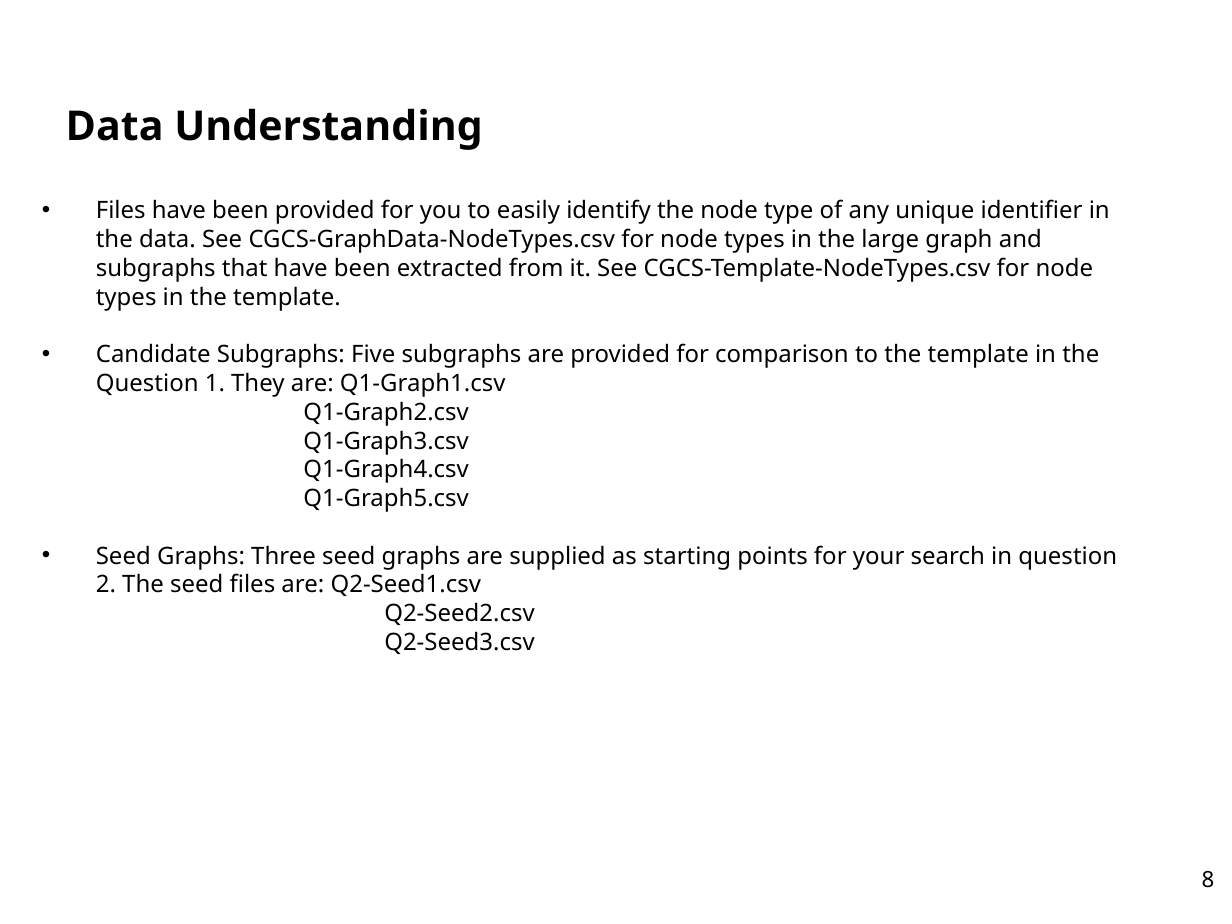
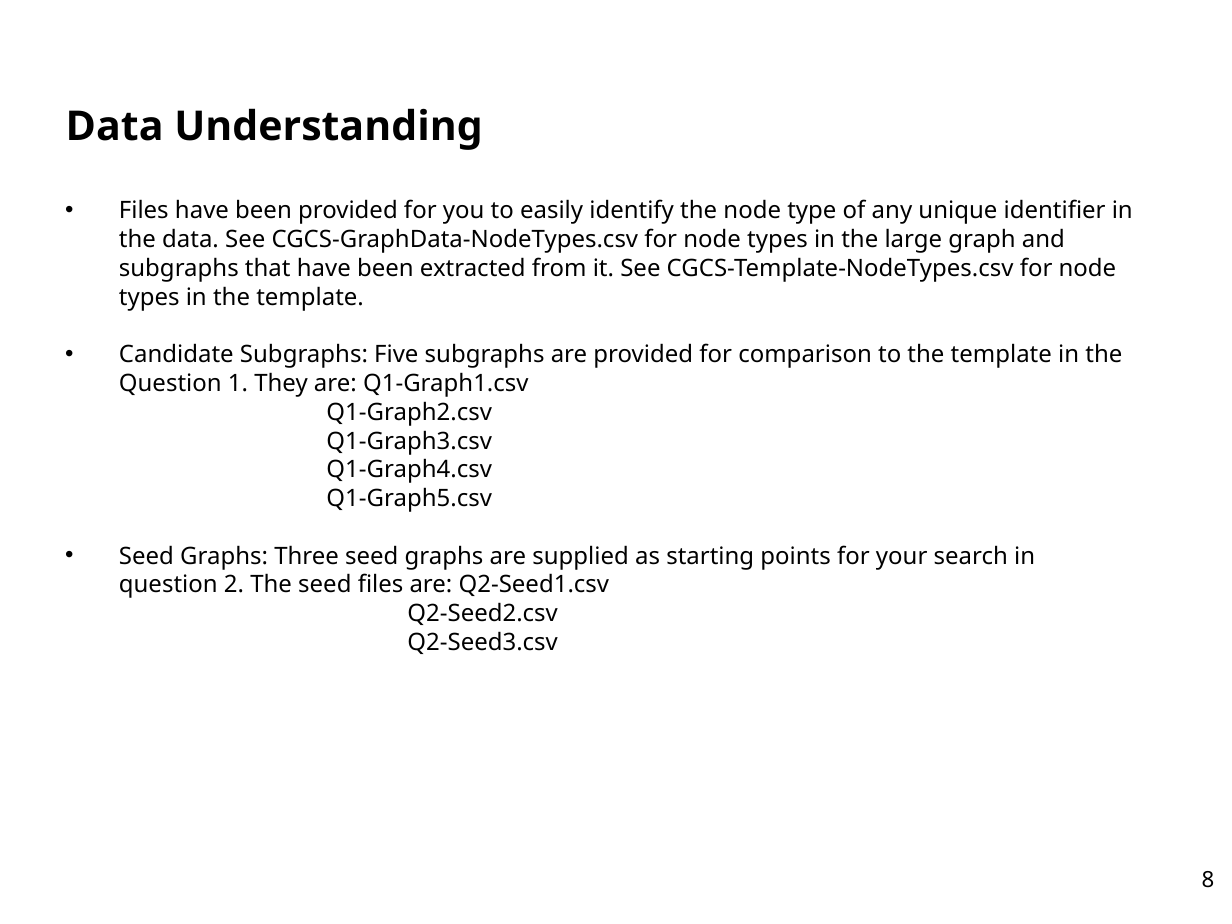
Before and after one commit to AtrayeeNeog/Visualization_2019-20, a slide deck: slide 8 of Documentation/Project_Data_Understanding.pptx. Drawn at 1232x924 pixels with LibreOffice and Linux fonts; fonts in the diff are those of the drawing; background and template pictures are left out. Boxes give left, top, right and bottom in pixels: in the first picture for what was removed or moved away, otherwise in the second. Text is boxed around its words. In the diff, an @@ line names an element or a change of style, - is before the commit and + after.

```diff
--- a/Documentation/Project_Data_Understanding.pptx
+++ b/Documentation/Project_Data_Understanding.pptx
@@ text "Files have been provided for ..." rewrapped from [96, 199, 1117, 654] to [119, 199, 1133, 654] @@
```
